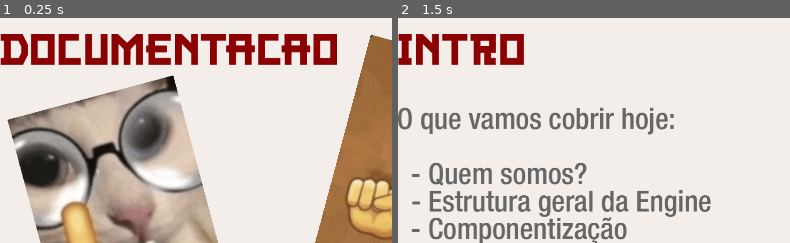
Above: before the commit, frames 1-2 (left to right).
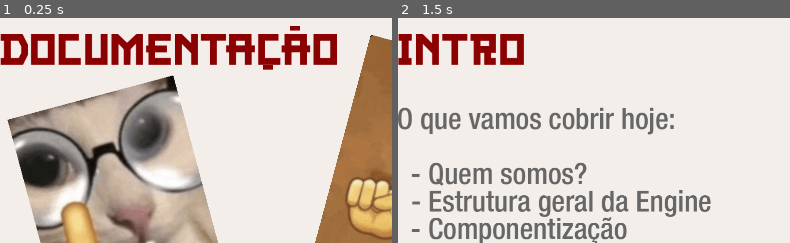
Above: after the commit, the same moments.

Repository: SukafuTeam/unity-to-godot-presentation
Game: Godot game, scene res://slides/slide_23.tscn
Same seed, same stepped clock (60 frames per second), same inputs: the game is played once before the commit and once after it. This scene is started directly instead of the project's main scene.
Inputs (mouse positions are % of the whole screen's width and height, from its top left):
- Up to frame 1 (0.25 s): no input
- Up to frame 2 (1.5 s): tap Enter at 0.5 s; move the mouse to (71, 45) at 0.52 s; hold Right (right) from 0.53 s (still down); tap X (dash) at 0.6 s; tap Z (jump) at 0.77 s; tap Space at 1.25 s; move the mouse to (29, 55) at 1.27 s; click (29, 55) at 1.35 s
The pictures show only the part of the screen within x 1-51%, y 3-53%; the shares and areas given below are measured in that part.

The runs differ from the first frame. In frame 1, 0.1% of the frame differs, in the area x 67-77%, y 3-24%; in frame 2, nothing differs.

Commit message:
- Adds accents to titles

Diff:
--- a/slides/slide_12.tscn
+++ b/slides/slide_12.tscn
@@ -17,8 +17,8 @@
 offset_bottom = 173.0
 theme_override_colors/font_color = Color(0.545098, 0, 0, 1)
 theme_override_fonts/font = ExtResource("3_5fagn")
-theme_override_font_sizes/font_size = 110
-text = "COISAS QUE MAIS GOSTEI NA GODOT"
+theme_override_font_sizes/font_size = 100
+text = "COISAS QUE MAIS GOSTAMOS NA GODOT"
 
 [node name="Body" type="Label" parent="."]
 offset_left = 50.0
--- a/slides/slide_23.tscn
+++ b/slides/slide_23.tscn
@@ -53,3 +53,17 @@
 position = Vector2(1080, 392)
 rotation = 0.261799
 texture = ExtResource("8_on4wd")
+
+[node name="Accent" type="ColorRect" parent="."]
+offset_left = 685.0
+offset_top = 146.0
+offset_right = 709.0
+offset_bottom = 157.0
+color = Color(0.545098, 0, 0, 1)
+
+[node name="Accent2" type="ColorRect" parent="."]
+offset_left = 749.0
+offset_top = 53.0
+offset_right = 773.0
+offset_bottom = 64.0
+color = Color(0.545098, 0, 0, 1)
--- a/slides/slide_3.tscn
+++ b/slides/slide_3.tscn
@@ -21,6 +21,13 @@
 theme_override_font_sizes/font_size = 120
 text = "COMECANDO NA GODOT"
 
+[node name="Accent" type="ColorRect" parent="."]
+offset_left = 347.0
+offset_top = 146.0
+offset_right = 371.0
+offset_bottom = 157.0
+color = Color(0.545098, 0, 0, 1)
+
 [node name="Body" type="Label" parent="."]
 offset_left = 50.0
 offset_top = 250.0
--- a/slides/slide_7.tscn
+++ b/slides/slide_7.tscn
@@ -61,3 +61,17 @@
 [node name="Line3" type="Line2D" parent="."]
 points = PackedVector2Array(1384, 830, 1112, 995)
 default_color = Color(0.545098, 0, 0, 1)
+
+[node name="Accent" type="ColorRect" parent="."]
+offset_left = 856.0
+offset_top = 146.0
+offset_right = 880.0
+offset_bottom = 157.0
+color = Color(0.545098, 0, 0, 1)
+
+[node name="Accent2" type="ColorRect" parent="."]
+offset_left = 920.0
+offset_top = 53.0
+offset_right = 944.0
+offset_bottom = 64.0
+color = Color(0.545098, 0, 0, 1)
